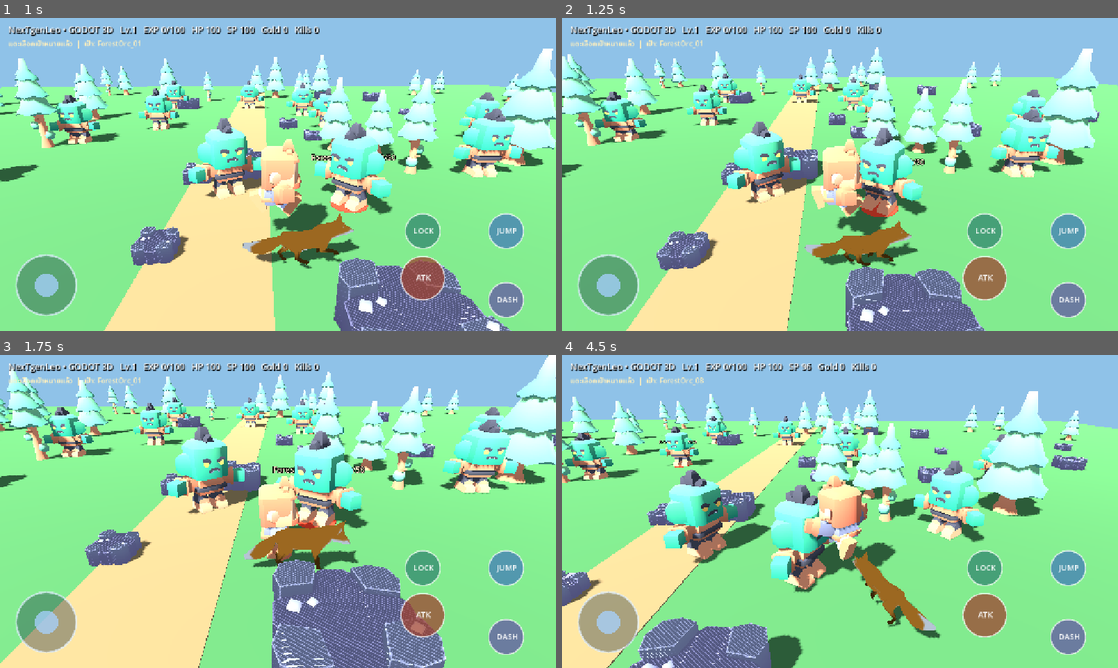
Above: before the commit, frames 1-4 (two rows, left to right).
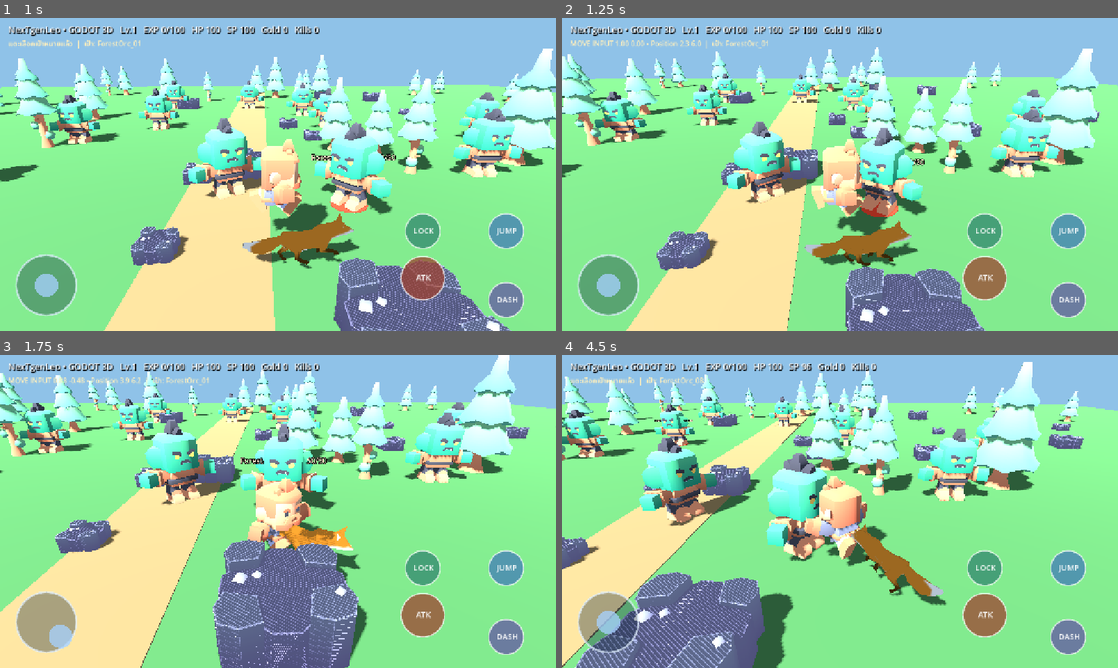
Above: after the commit, the same moments.

Repository: redfullmoon209-debug/NexTgenLeo
Game: Godot game, scene res://godot_src/main.tscn
Two runs of this game, one before a commit and one after it. Both use one fixed random seed, a clock stepped at 60 frames per second and the inputs below.
Inputs (mouse positions are in pixels of both pictures, inside the frame that each line leads up to):
- Up to frame 1 (1 s): tap Enter at 0.5 s; move the mouse to (400, 158) at 0.52 s; hold D (leo_right, bound only after the commit) from 0.53 s (still down); tap Tab at 0.6 s; click (400, 158) at 0.67 s; tap Space at 0.77 s
- Up to frame 2 (1.25 s): keep holding D (leo_right, bound only after the commit)
- Up to frame 3 (1.75 s): release D (leo_right, bound only after the commit) at 1.25 s; drag from (166, 527) to (250, 574) at 1.27 s
- Up to frame 4 (4.5 s): move the mouse to (895, 442) at 2.02 s; hold D (leo_right, bound only after the commit) 2.03-2.75 s; tap Shift at 2.1 s; click (895, 442) at 2.17 s; drag from (812, 574) to (673, 464) at 2.77 s; move the mouse to (1006, 558) at 3.52 s; hold A (leo_left, bound only after the commit) 3.53-4.25 s; tap F at 3.6 s; click (1006, 558) at 3.67 s; tap Space at 3.77 s; drag from (673, 464) to (756, 433) at 4.27 s

Frame 1 is identical in both runs. In frame 2, 0.3% of the frame differs, in the area x 1-37%, y 6-10%; in frame 3, 49%, in the area x 0-100%, y 0-100%; in frame 4, 44%.

Commit message:
Fix Web movement with explicit WASD actions, physical key tracking and mouse joystick fallback

Diff:
--- a/godot_src/main.gd
+++ b/godot_src/main.gd
@@ -41,6 +41,11 @@
 var joystick_id := -1
 var joystick_origin := Vector2.ZERO
 var joystick_axis := Vector2.ZERO
+var keyboard_axis := Vector2.ZERO
+var held_keys: Dictionary = {}
+var mouse_joystick := false
+var mouse_joystick_origin := Vector2.ZERO
+var input_debug_timer := 0.0
 var look_id := -1
 var last_look := Vector2.ZERO
 var touches: Dictionary = {}
@@ -50,6 +55,7 @@
 var player_animation: AnimationPlayer
 
 func _ready() -> void:
+    _install_movement_actions()
     _build_world()
     _build_player()
     _load_progress()
@@ -59,6 +65,45 @@
     _build_ui()
     _update_camera(1.0)
     _set_status("3D Starter Forest พร้อมเล่น • Tab เลือกมอนสเตอร์ • F โจมตี")
+
+func _install_movement_actions() -> void:
+    # Web builds need explicit actions and physical-key support, independent of keyboard layout.
+    var bindings := {
+        "leo_left": [KEY_A, KEY_LEFT],
+        "leo_right": [KEY_D, KEY_RIGHT],
+        "leo_forward": [KEY_W, KEY_UP],
+        "leo_back": [KEY_S, KEY_DOWN]
+    }
+    for action_name in bindings:
+        if not InputMap.has_action(action_name):
+            InputMap.add_action(action_name)
+        for code in bindings[action_name]:
+            var key := InputEventKey.new()
+            key.physical_keycode = code
+            InputMap.action_add_event(action_name, key)
+            var logical_key := InputEventKey.new()
+            logical_key.keycode = code
+            InputMap.action_add_event(action_name, logical_key)
+
+func _update_key_state(event: InputEventKey) -> void:
+    var code: int = event.physical_keycode if event.physical_keycode != 0 else event.keycode
+    if code in [KEY_A, KEY_D, KEY_W, KEY_S, KEY_LEFT, KEY_RIGHT, KEY_UP, KEY_DOWN]:
+        held_keys[code] = event.pressed
+    keyboard_axis = Vector2.ZERO
+    if held_keys.get(KEY_A, false) or held_keys.get(KEY_LEFT, false):
+        keyboard_axis.x -= 1.0
+    if held_keys.get(KEY_D, false) or held_keys.get(KEY_RIGHT, false):
+        keyboard_axis.x += 1.0
+    if held_keys.get(KEY_W, false) or held_keys.get(KEY_UP, false):
+        keyboard_axis.y += 1.0
+    if held_keys.get(KEY_S, false) or held_keys.get(KEY_DOWN, false):
+        keyboard_axis.y -= 1.0
+
+func _set_mouse_stick(point: Vector2) -> void:
+    var delta := (point - mouse_joystick_origin) / 65.0
+    joystick_axis = Vector2(clampf(delta.x, -1.0, 1.0), clampf(-delta.y, -1.0, 1.0)).limit_length(1.0)
+    if hud != null:
+        hud.call("set_joystick", joystick_axis)
 
 func _load_progress() -> void:
     if not FileAccess.file_exists(SAVE_PATH):
@@ -347,7 +392,9 @@
     camera.look_at(focus, Vector3.UP)
 
 func _move_input() -> Vector2:
-    var axis := Vector2.ZERO
+    var actions := Input.get_vector("leo_left", "leo_right", "leo_back", "leo_forward")
+    var axis := actions + keyboard_axis
+    # Keep polling as a fallback for browsers that do not deliver key-up consistently.
     if Input.is_key_pressed(KEY_A) or Input.is_key_pressed(KEY_LEFT):
         axis.x -= 1.0
     if Input.is_key_pressed(KEY_D) or Input.is_key_pressed(KEY_RIGHT):
@@ -367,6 +414,10 @@
         jump_queued = false
         _jump()
     var axis := _move_input()
+    input_debug_timer -= delta
+    if axis.length_squared() > 0.02 and input_debug_timer <= 0.0:
+        input_debug_timer = 0.45
+        _set_status("MOVE INPUT %.2f %.2f • Position %.1f %.1f" % [axis.x, axis.y, player.position.x, player.position.z])
     var forward := Vector3(sin(camera_yaw), 0, -cos(camera_yaw))
     var right := Vector3(cos(camera_yaw), 0, sin(camera_yaw))
     var direction := (right * axis.x + forward * axis.y).normalized()
@@ -531,7 +582,10 @@
     dash_timer = 0.26
 
 func _input(event: InputEvent) -> void:
-    if event is InputEventKey and event.pressed and not event.echo:
+    if event is InputEventKey:
+        _update_key_state(event)
+        if not event.pressed or event.echo:
+            return
         match event.keycode:
             KEY_TAB:
                 _select_nearest()
@@ -547,6 +601,21 @@
                 jump_queued = false
                 _set_status("ยกเลิกเป้าหมาย")
     elif event is InputEventMouseButton:
+        if event.button_index == MOUSE_BUTTON_LEFT and mouse_joystick and not event.pressed:
+            mouse_joystick = false
+            joystick_axis = Vector2.ZERO
+            if hud != null:
+                hud.call("set_joystick", joystick_axis)
+            return
+        if event.button_index == MOUSE_BUTTON_LEFT and event.pressed:
+            var size := get_viewport().get_visible_rect().size
+            if event.position.x < size.x * 0.43 and event.position.y > size.y * 0.38:
+                mouse_joystick = true
+                mouse_joystick_origin = event.position
+                _set_mouse_stick(event.position)
+                return
+            if _handle_action_touch(event.position, size):
+                return
         if event.pressed:
             if event.button_index == MOUSE_BUTTON_WHEEL_UP:
                 camera_distance = maxf(3.0, camera_distance - 0.8)
@@ -554,9 +623,12 @@
                 camera_distance = minf(19.0, camera_distance + 0.8)
             elif event.button_index == MOUSE_BUTTON_LEFT:
                 _select_at_screen(event.position)
-    elif event is InputEventMouseMotion and Input.is_mouse_button_pressed(MOUSE_BUTTON_RIGHT):
-        camera_yaw -= event.relative.x * 0.006
-        camera_pitch = clampf(camera_pitch + event.relative.y * 0.004, 0.1, 1.2)
+    elif event is InputEventMouseMotion:
+        if mouse_joystick:
+            _set_mouse_stick(event.position)
+        elif Input.is_mouse_button_pressed(MOUSE_BUTTON_RIGHT):
+            camera_yaw -= event.relative.x * 0.006
+            camera_pitch = clampf(camera_pitch + event.relative.y * 0.004, 0.1, 1.2)
     elif event is InputEventScreenTouch:
         _handle_touch(event)
     elif event is InputEventScreenDrag:
